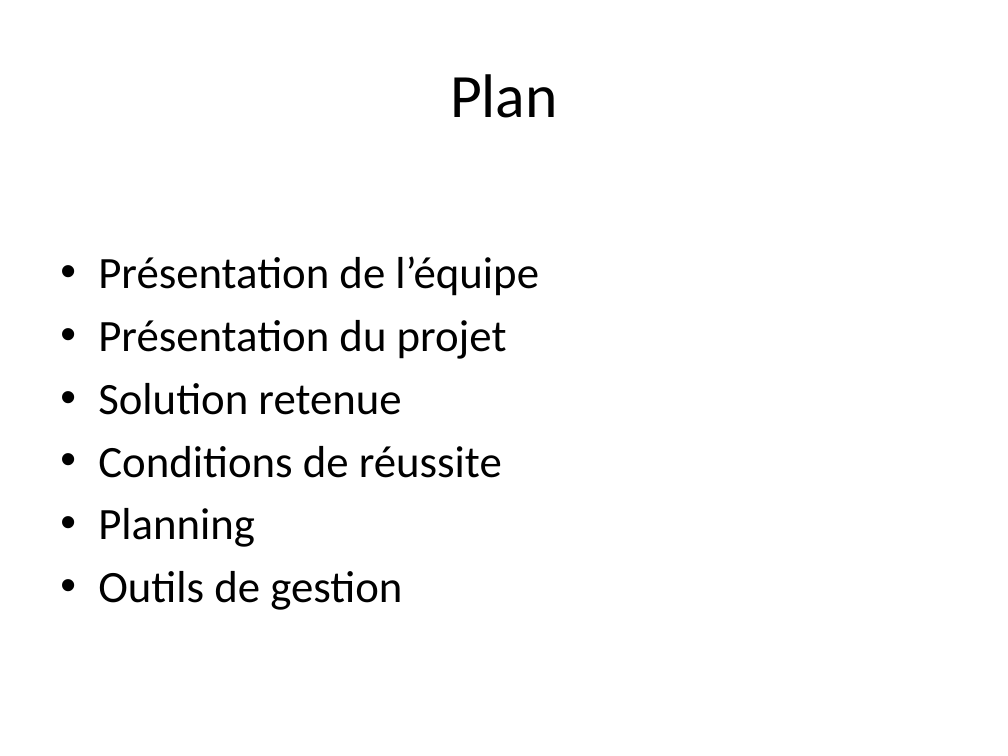
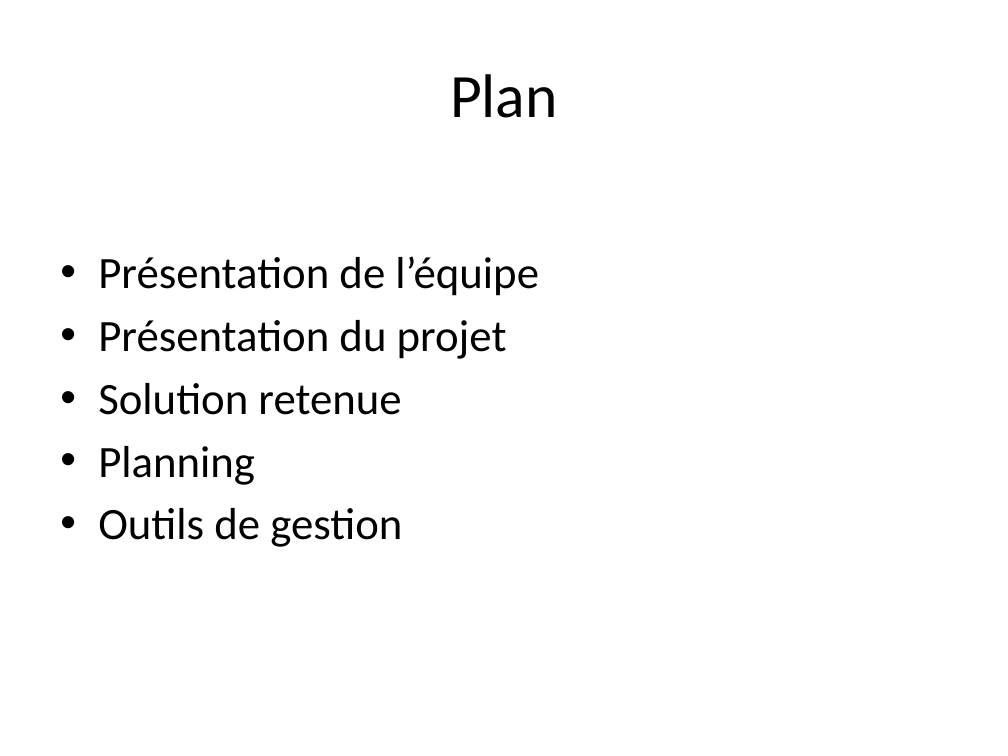
Before and after one commit to xzar/megauav2013, a slide deck: slide 2 of docs/Soutenance/PréSoutenance 0511.pptx. Drawn at 1008x756 pixels with LibreOffice and Linux fonts; fonts in the diff are those of the drawing. Boxes give left, top, right and bottom in pixels: in the first picture for what was removed or moved away, otherwise in the second. Text is boxed around its words. In the diff, an @@ line names an element or a change of style, - is before the commit and + after.

```diff
--- a/docs/Soutenance/PréSoutenance 0511.pptx
+++ b/docs/Soutenance/PréSoutenance 0511.pptx
@@ text at box(98, 446, 502, 478): paragraph removed @@
-• Conditions de réussite
```
Also in this commit, not shown: 4 other slides changed, 5 slides added, 2 slides removed.
